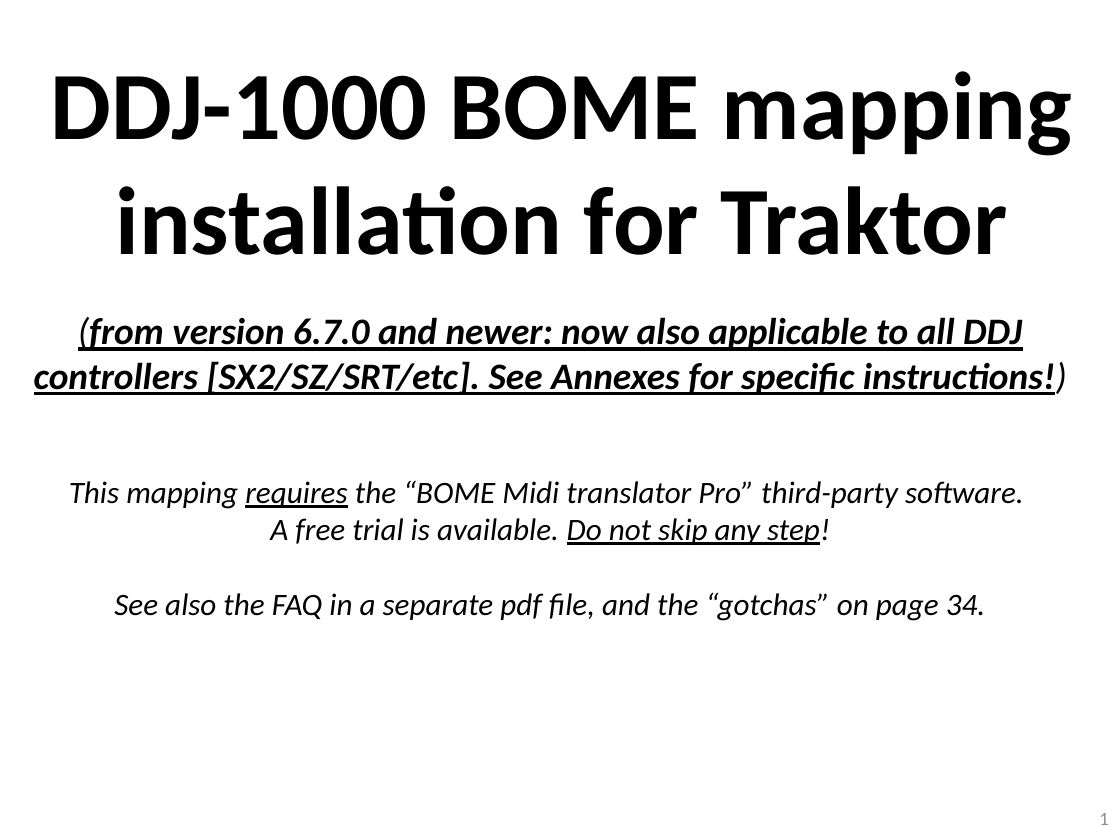
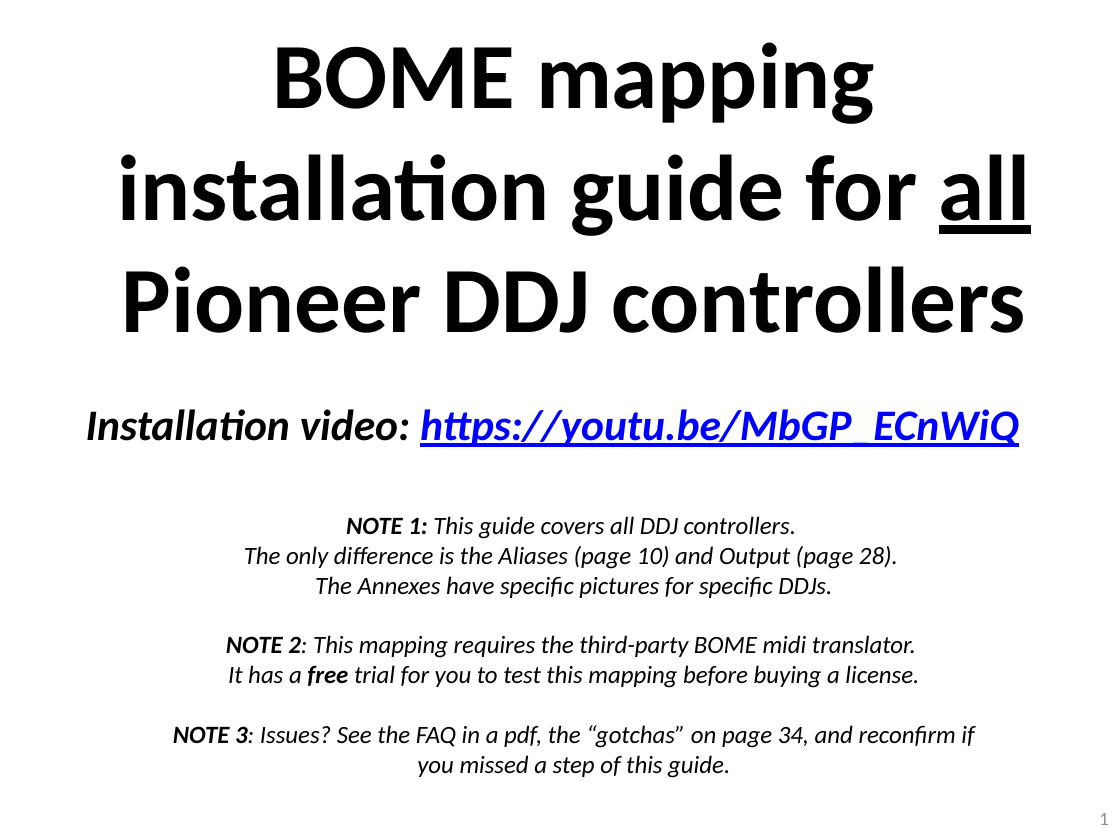
Before and after one commit to pestrela/music, a slide deck: slide 1 of traktor/mapping_ddj_1000/Support files/Source files/DDJ - BOME Installation Guide.pptx. Drawn at 1120x840 pixels with LibreOffice and Linux fonts; fonts in the diff are those of the drawing. Boxes give left, top, right and bottom in pixels: in the first picture for what was removed or moved away, otherwise in the second. Text is boxed around its words. In the diff, an @@ line names an element or a change of style, - is before the commit and + after.

```diff
--- a/traktor/mapping_ddj_1000/Support files/Source files/DDJ - BOME Installation Guide.pptx
+++ b/traktor/mapping_ddj_1000/Support files/Source files/DDJ - BOME Installation Guide.pptx
@@ text at [117,42,1031,333]: text changed; size 62 to 60 pt @@
-DDJ-1000 BOME mapping installation for Traktor
+BOME mapping installation guide for all Pioneer DDJ controllers
@@ text added at [86,409,1019,447], 28 pt, text #0000FF, bold, italic, underline @@
+Installation video: https://youtu.be/MbGP_ECnWiQ
@@ text at [173,516,974,778]: text changed; size 20 to 16 pt @@
-(from version 6.7.0 and newer: now also applicable to all DDJ controllers [SX2/SZ/SRT/etc]. See Annexes for specific instructions!)
-This mapping requires the “BOME Midi translator Pro” third-party software.
-A free trial is available. Do not skip any step!
-See also the FAQ in a separate pdf file, and the “gotchas” on page 34.
+NOTE 1: This guide covers all DDJ controllers.
+The only difference is the Aliases (page 10) and Output (page 28).
+The Annexes have specific pictures for specific DDJs.
+NOTE 2: This mapping requires the third-party BOME midi translator.
+It has a free trial for you to test this mapping before buying a license.
+NOTE 3: Issues? See the FAQ in a pdf, the “gotchas” on page 34, and reconfirm if you missed a step of this guide.
```
Also in this commit, not shown: 17 other slides changed, 5 other files.
